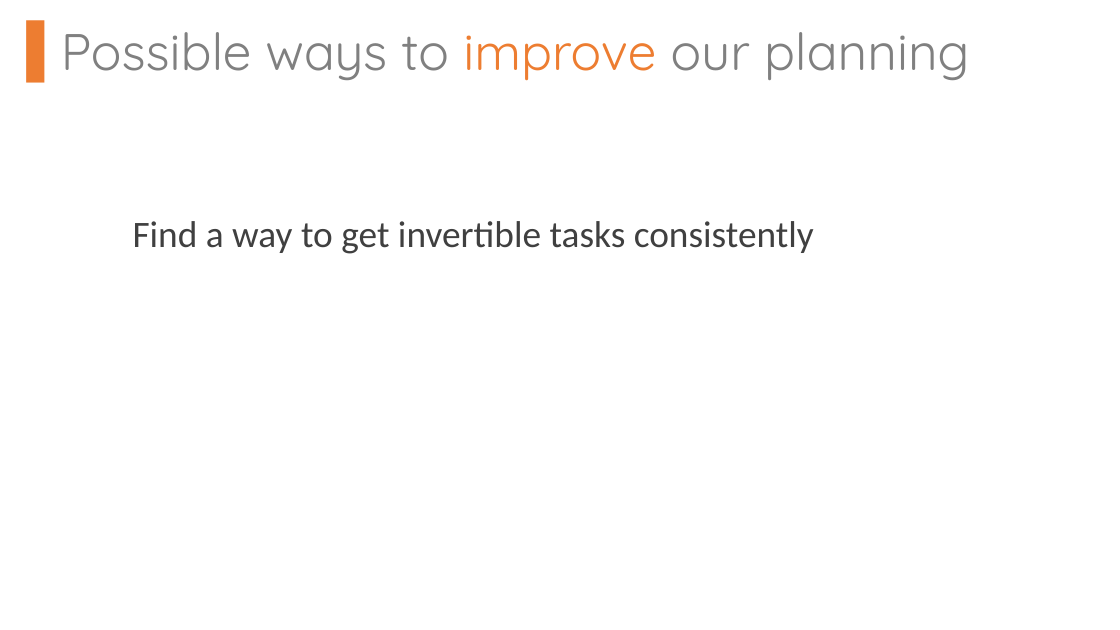
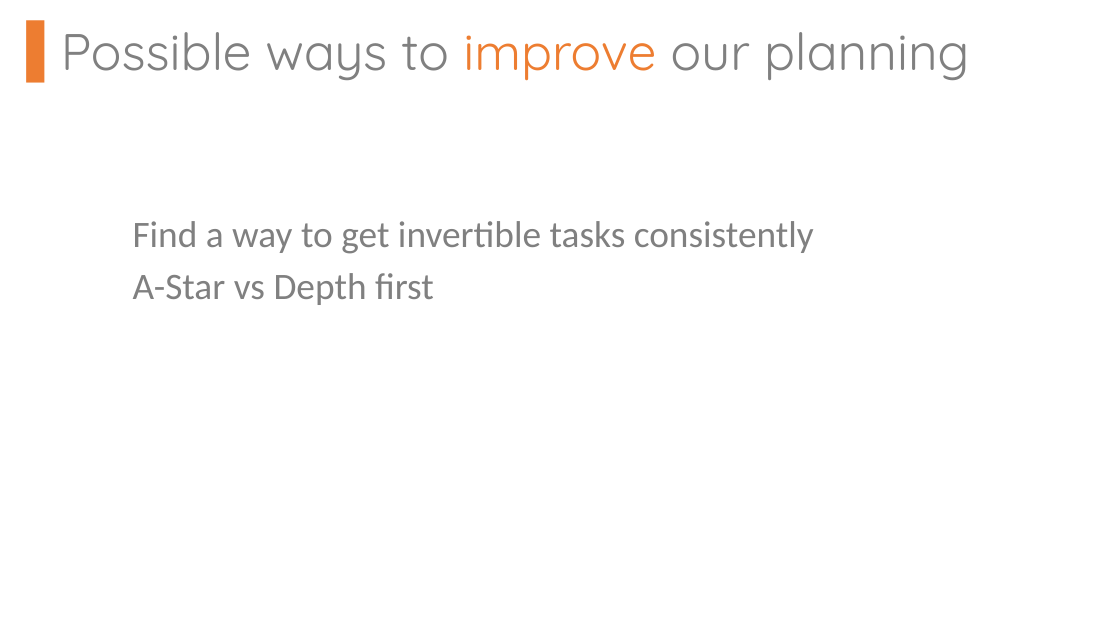
Before and after one commit to jhoffmann2/CS380_FinalProj, a slide deck: slide 15 of FirstNameLastName_Planning.pptx. Drawn at 1120x630 pixels with LibreOffice and Linux fonts; fonts in the diff are those of the drawing. Boxes give left, top, right and bottom in pixels: in the first picture for what was removed or moved away, otherwise in the second. Text is boxed around its words. In the diff, an @@ line names an element or a change of style, - is before the commit and + after.

Commit message:
Text for task and updated powerpoint

```diff
--- a/FirstNameLastName_Planning.pptx
+++ b/FirstNameLastName_Planning.pptx
@@ text at [133, 221, 814, 254]: text colour #404040 to #808080 in "Find a way to get invertible tasks ..." @@
@@ text at [133, 273, 434, 305]: paragraph added @@
+A-Star vs Depth first
```
Also in this commit, not shown: 8 other files.
